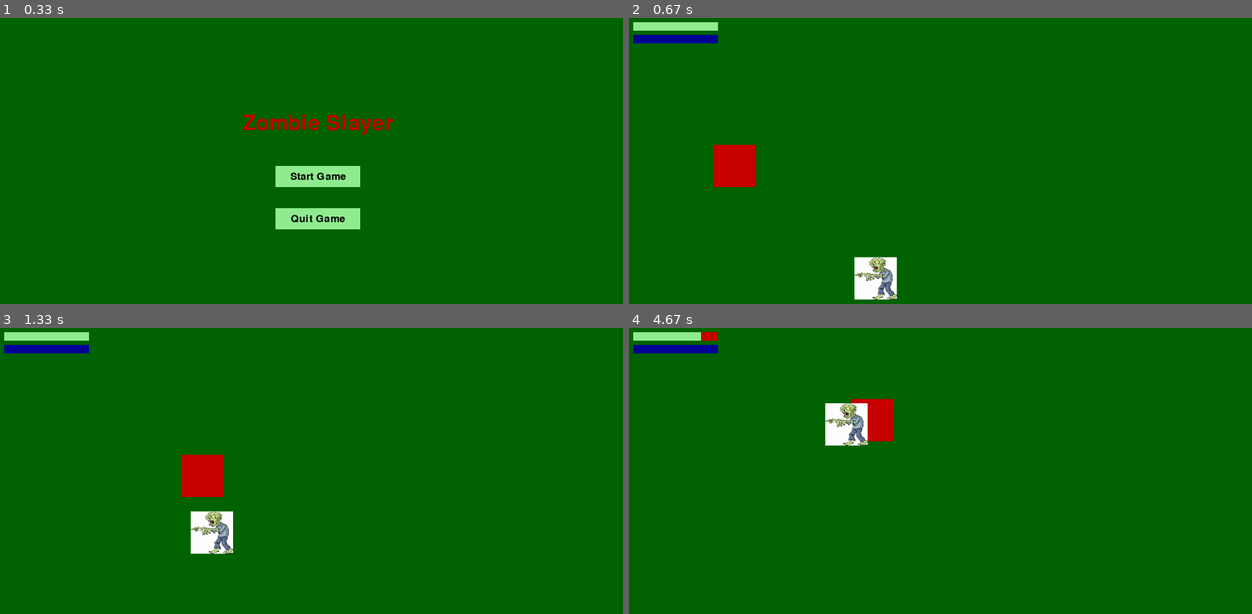
Above: before the commit, frames 1-4 (two rows, left to right).
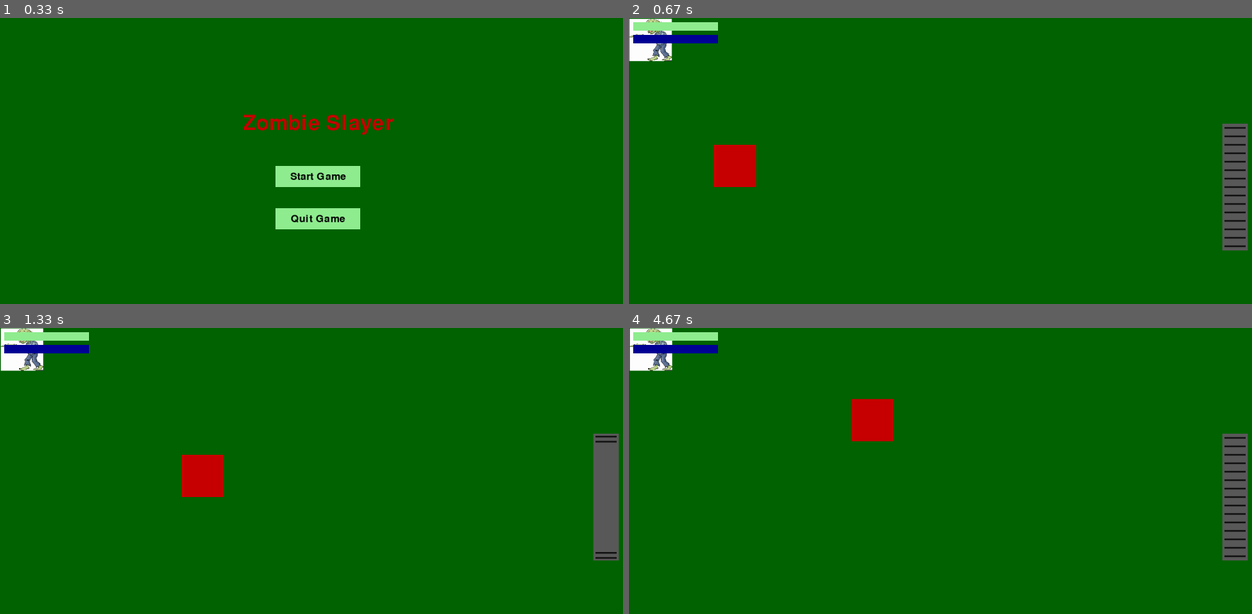
Above: after the commit, the same moments.

Repository: lowjunhao9-droid/2520-CSP1123-GroupG065
Game: pygame game, started from codefile.py
Same seed, same stepped clock (60 frames per second), same inputs: the game is played once before the commit and once after it.
Inputs (mouse positions are in pixels of both pictures, inside the frame that each line leads up to):
- Up to frame 1 (0.33 s): no input
- Up to frame 2 (0.67 s): click "Start Game" at 0.38 s
- Up to frame 3 (1.33 s): hold G 0.67-1.13 s; hold Right 0.67-1.13 s; move the mouse to (317, 519) at 0.7 s; hold Right from 1.17 s (still down)
- Up to frame 4 (4.67 s): release Right at 1.63 s; hold Up 1.67-1.97 s; tap G at 1.82, 3.22, 4.38 s; hold Right 2-2.47 s; hold Left 2.5-3.03 s; hold Down 3.07-3.37 s; hold Left 3.4-3.8 s; hold Up 3.83-4.2 s; hold Right from 4.23 s (still down)

Frame 1 is identical in both runs. In frame 2, 3.5% of the frame differs, in the area x 0-100%, y 0-99%; in frame 3, 3.5%; in frame 4, 3.6%, in the area x 0-100%, y 0-82%.

Commit message:
haozhengz

Diff:
--- a/codefile.py
+++ b/codefile.py
@@ -3,7 +3,7 @@
 
 pygame.init()
 
-# Display window
+# Display window event
 background = pygame.display.set_mode((1500, 800))
 pygame.display.set_caption("Zombie Slayer: Blade Survival")
 
@@ -59,8 +59,8 @@
 
             if distance != 0: #avoid division by zero
                #Normalize vector and move zombie
-                self.rect.x += self.speed * dx/distance
-                self.rect.y += self.speed  * dy/distance
+                self.rect.x = self.speed * dx/distance
+                self.rect.y = self.speed  * dy/distance
 
 # Create sprite(Player)
 all_sprites_list = pygame.sprite.Group()
@@ -75,7 +75,29 @@
 zombie.rect.y = 600
 all_sprites_list.add(zombie)
 
-
+gate_is_open = False
+
+# Gate position (right side)
+gate_rect = pygame.Rect(1400, 250, 60, 300)
+
+def draw_gate(surface, rect, is_open):
+
+    pygame.draw.rect(surface, (90, 90, 90), rect)
+
+    if not is_open:
+        # CLOSED
+        for y in range(rect.top + 8, rect.bottom - 8, 20):
+            pygame.draw.rect(surface, (20, 20, 20), (rect.left + 5, y, rect.width - 10, 4))
+    else:
+        # OPEN
+
+        # top bars
+        for y in range(rect.top + 5, rect.top + 20, 12):
+            pygame.draw.rect(surface, (20, 20, 20), (rect.left + 5, y, rect.width - 10, 4))
+
+        # bottom bars
+        for y in range(rect.bottom - 20, rect.bottom - 5, 12):
+            pygame.draw.rect(surface, (20, 20, 20), (rect.left + 5, y, rect.width - 10, 4))
 
 # Game loop
 clock = pygame.time.Clock()
@@ -112,6 +134,9 @@
                 damage_timer = 0.0
                 sprint_cooldown = 0.0
                 game_over = False
+        if event.type == pygame.KEYDOWN:
+            if event.key == pygame.K_g:
+                gate_is_open = not gate_is_open
 
     if menu_state == "playing" and not game_over:
         keys = pygame.key.get_pressed()
@@ -142,6 +167,8 @@
         if keys[pygame.K_s] and square.rect.y < 1000 - square.rect.height:  # S = down
             square.moveBack(speed)
             moving = True
+
+
 
         # Stamina logic
         if sprinting:
@@ -201,6 +228,8 @@
             # Draw sprites
             all_sprites_list.update()
             all_sprites_list.draw(background)
+
+            draw_gate(background, gate_rect, gate_is_open)
 
             # health bar
             health_bar_width = 200
